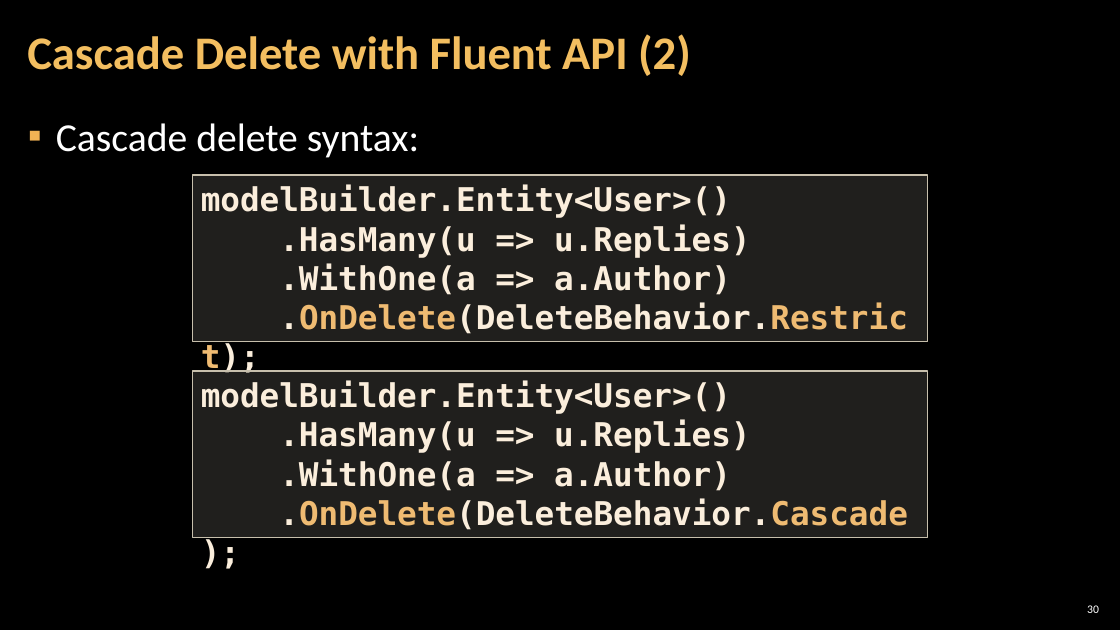
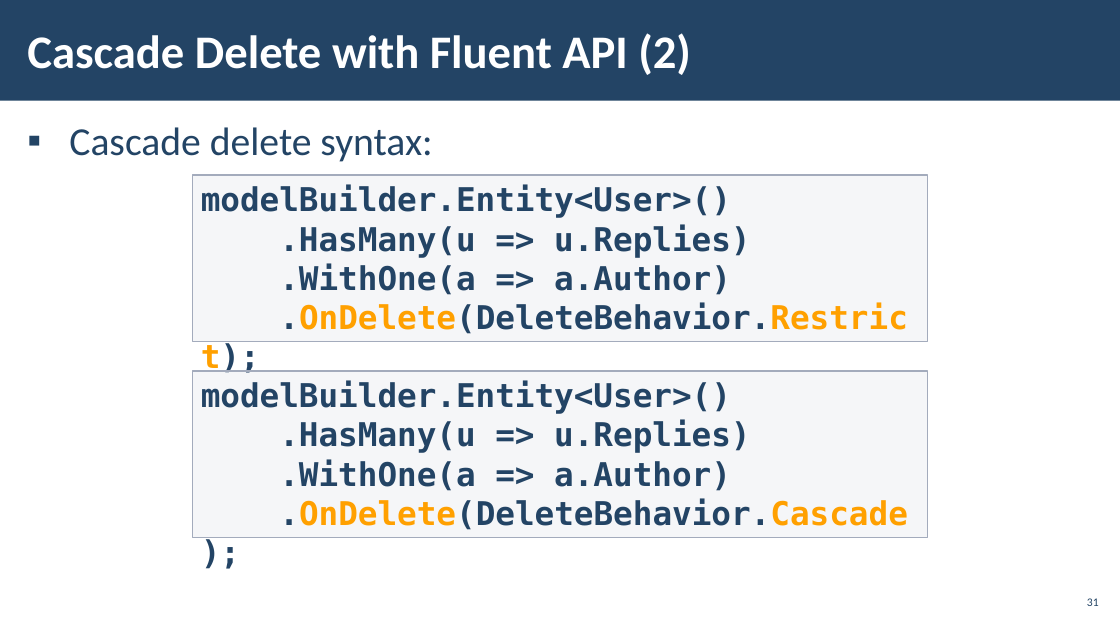
Before and after one commit to pirocorp/Databases-Advanced---Entity-Framework, a slide deck: slide 31 of 07. Advanced Querying/07. DB-Advanced-EF-Core-Advanced-Querying.pptx (slide 30 before the commit). Drawn at 1120x630 pixels with LibreOffice and Linux fonts; fonts in the diff are those of the drawing; background and template pictures are left out. Boxes give left, top, right and bottom in pixels: in the first picture for what was removed or moved away, otherwise in the second. Text is boxed around its words. In the diff, an @@ line names an element or a change of style, - is before the commit and + after.

```diff
--- a/07. Advanced Querying/07. DB-Advanced-EF-Core-Advanced-Querying.pptx
+++ b/07. Advanced Querying/07. DB-Advanced-EF-Core-Advanced-Querying.pptx
@@ rectangle added at <box>0,0,1120,101</box>, fill #234465 @@
@@ title "Cascade Delete with Fluent API ..." at <box>27,33,691,75</box>: text colour #F3BE60 to #FFFFFF; line spacing 0.9 to 1 @@
@@ text "Cascade delete syntax:" at <box>69,127,432,162</box>: text colour #FFFFFF to #234465; indent changed @@
@@ rectangle "modelBuilder.Entity<User>()" at <box>192,175,928,342</box>: text colour #FBEEDC to #234465 in "modelBuilder.Entity<User>()", ".HasMany(u => u.Replies)", ".WithOne(a => a.Author)", ".OnDelete(DeleteBehavior.Restrict);"; text colour #EFBB72 to #FFA000 in ".OnDelete(DeleteBehavior.Restrict);"; fill #D9D5C7 at 15% opacity to #C2C7D2 at 15% opacity; outline #C7BFAC 1 pt to #A3ABBC 1 pt @@
@@ rectangle "modelBuilder.Entity<User>()" at <box>192,371,928,539</box>: text colour #FBEEDC to #234465 in "modelBuilder.Entity<User>()", ".HasMany(u => u.Replies)", ".WithOne(a => a.Author)", ".OnDelete(DeleteBehavior.Cascade);"; text colour #EFBB72 to #FFA000 in ".OnDelete(DeleteBehavior.Cascade);"; fill #D9D5C7 at 15% opacity to #C2C7D2 at 15% opacity; outline #C7BFAC 1 pt to #A3ABBC 1 pt @@
@@ page number added at <box>1087,598,1099,606</box>, 10 pt, text #234465 @@
+31
@@ page number removed at <box>1087,605,1099,613</box> @@
-30
```
Also in this commit, not shown: 31 other slides changed, 5 slides added, 4 slides removed.
